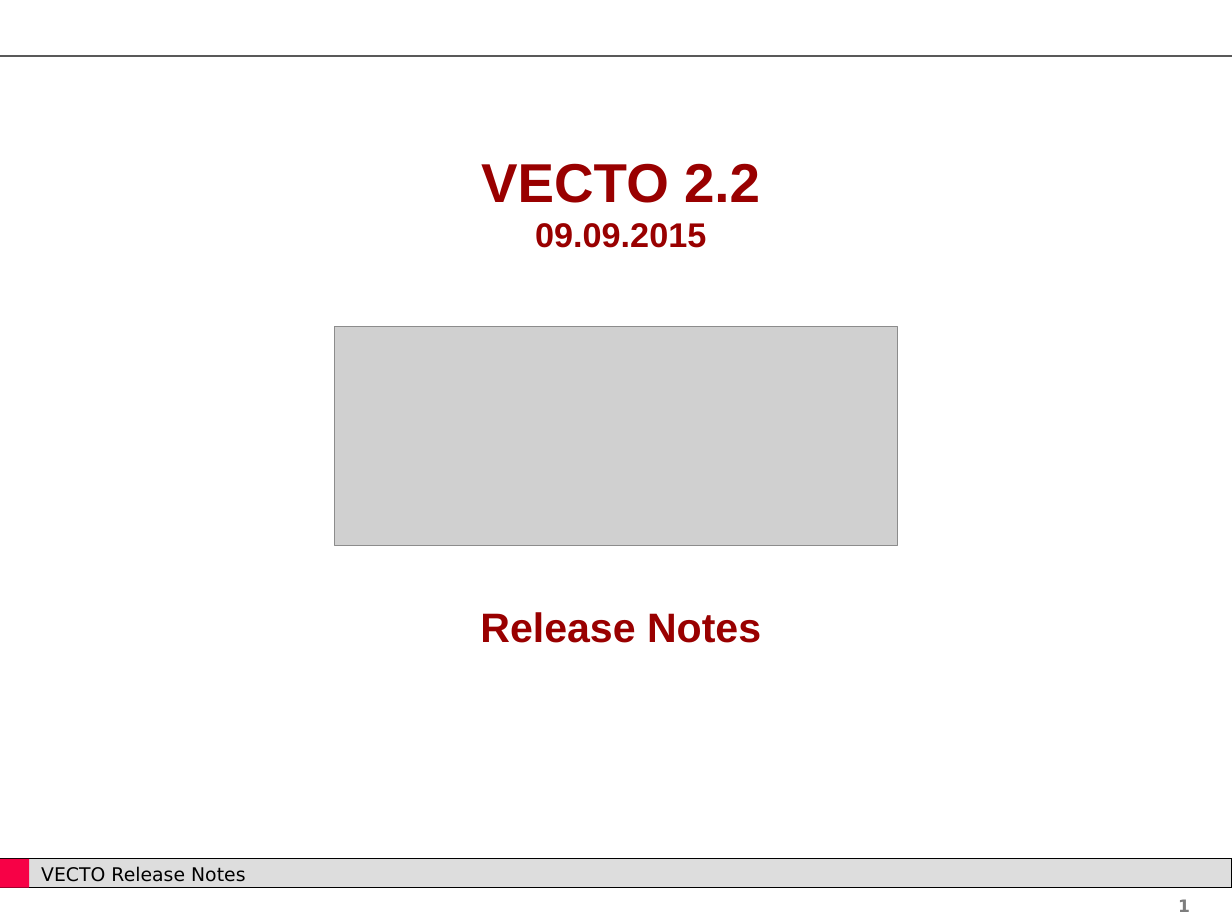
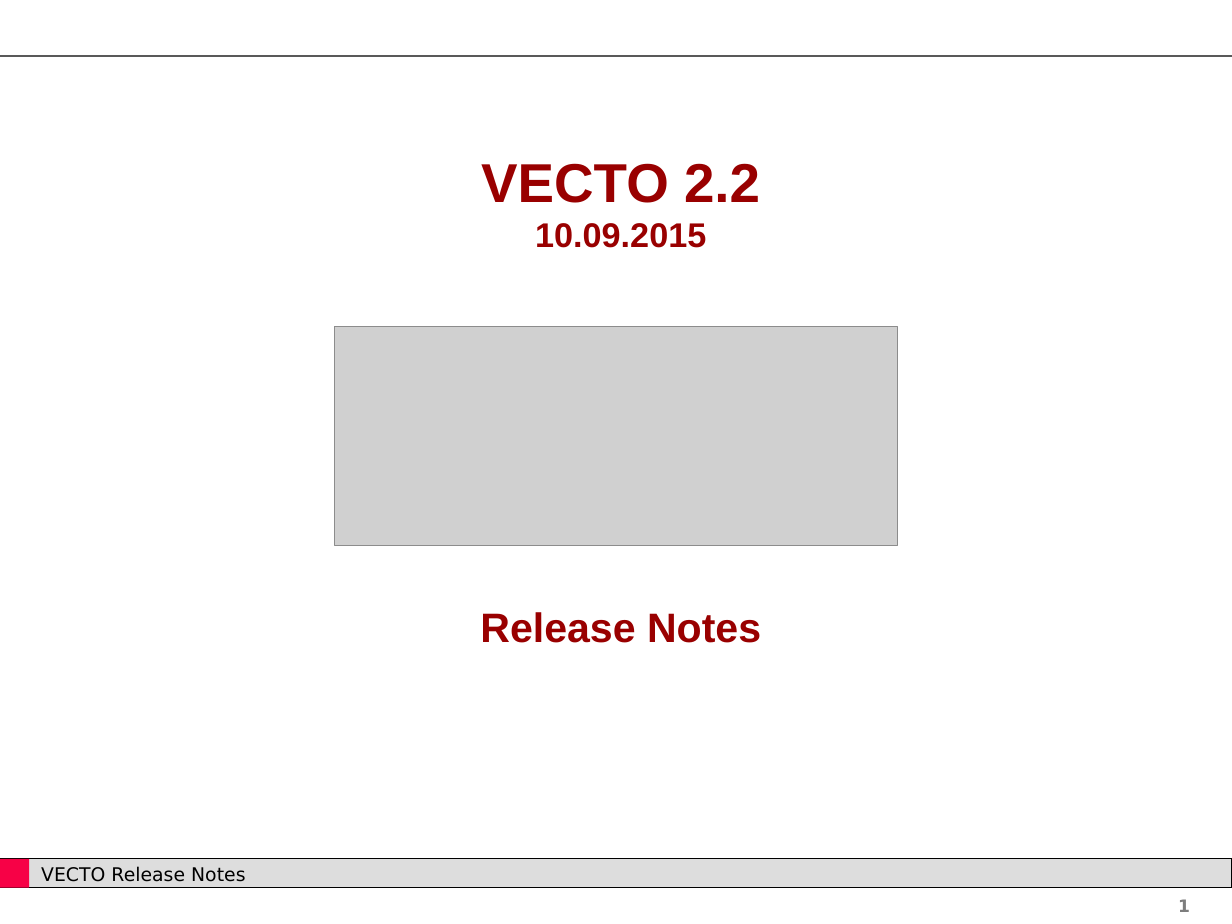
Before and after one commit to CLIMA-VECTO/vecto-sim, a slide deck: slide 1 of User Manual Source/Release Notes 2.2.pptx. Drawn at 1232x924 pixels with LibreOffice and Linux fonts; fonts in the diff are those of the drawing; grey boxes stand for pictures; background and template pictures are left out. Boxes give left, top, right and bottom in pixels: in the first picture for what was removed or moved away, otherwise in the second. Text is boxed around its words. In the diff, an @@ line names an element or a change of style, - is before the commit and + after.

```diff
--- a/User Manual Source/Release Notes 2.2.pptx
+++ b/User Manual Source/Release Notes 2.2.pptx
@@ text at bbox=[481, 163, 760, 248]: text changed @@
-VECTO 2.2
-09.09.2015
+VECTO 2.2
+10.09.2015
```
Also in this commit, not shown: 1 other file.
